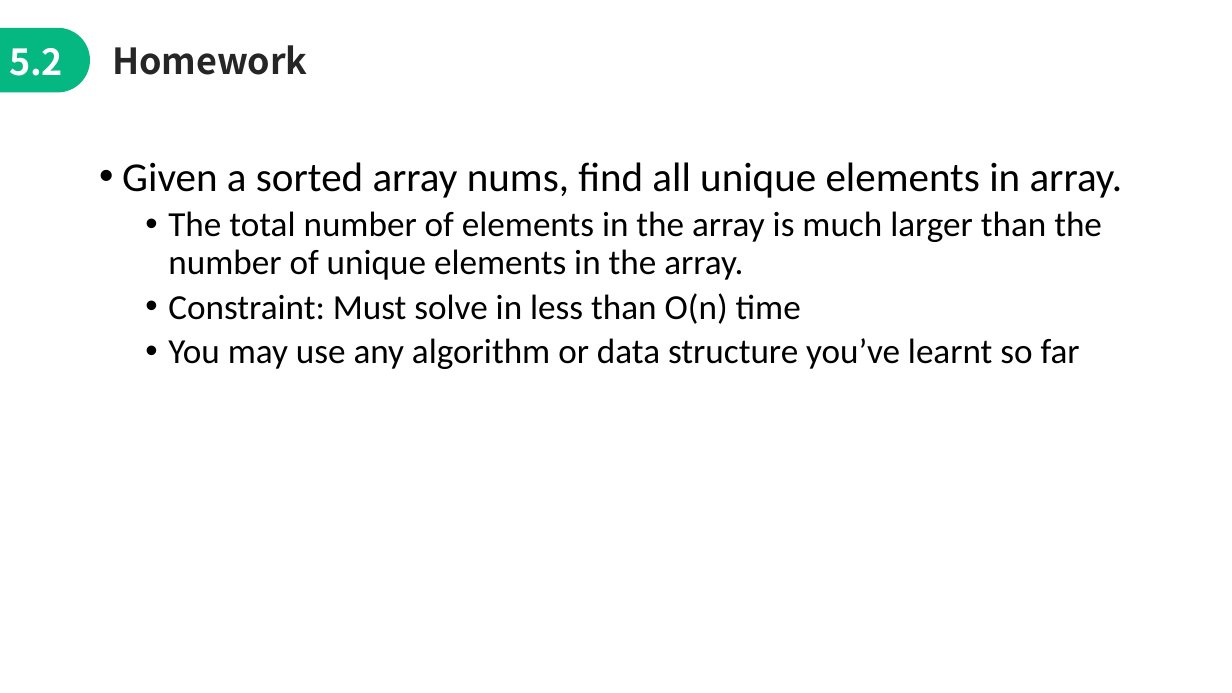
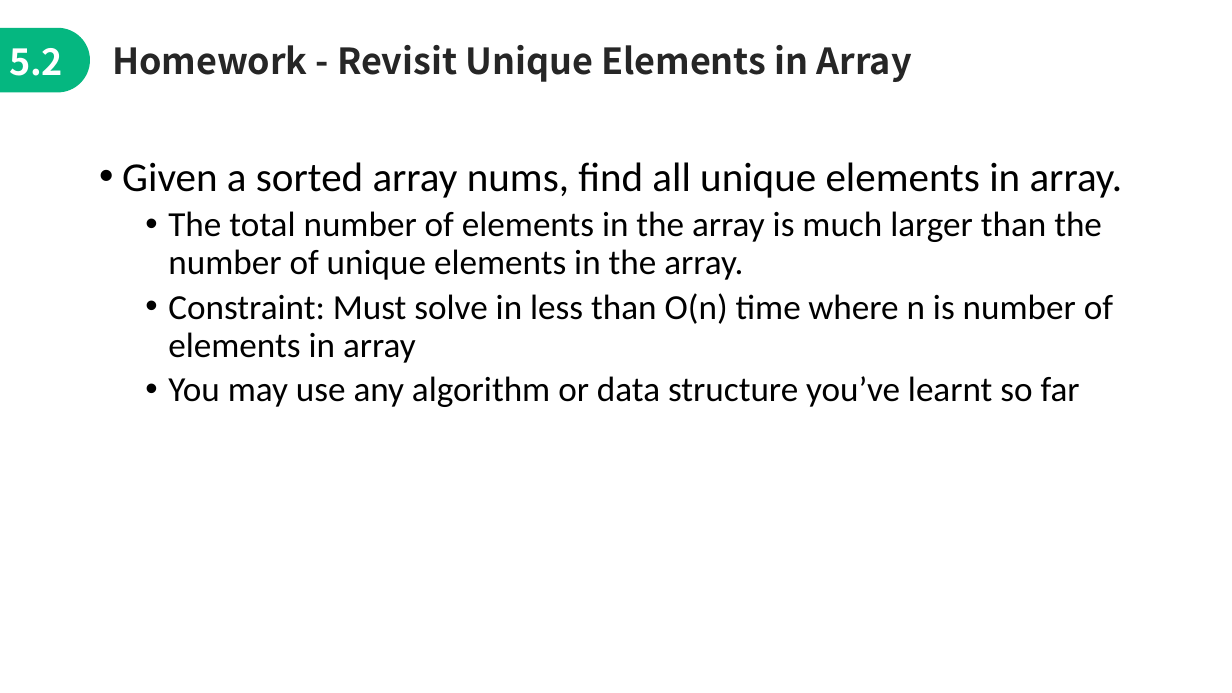
Before and after one commit to jimmyyih518/DSA2022Fall, a slide deck: slide 26 of week6/week6_slides.pptx. Drawn at 1232x693 pixels with LibreOffice and Linux fonts; fonts in the diff are those of the drawing. Boxes give left, top, right and bottom in pixels: in the first picture for what was removed or moved away, otherwise in the second. Text is boxed around its words. In the diff, an @@ line names an element or a change of style, - is before the commit and + after.

```diff
--- a/week6/week6_slides.pptx
+++ b/week6/week6_slides.pptx
@@ text at (112,45,912,82): text changed @@
-Homework
+Homework - Revisit Unique Elements in Array
@@ text at (168,293,1113,363): text changed @@
-  • Constraint: Must solve in less than O(n) time
+  • Constraint: Must solve in less than O(n) time where n is number of elements in array
```
Also in this commit, not shown: 11 other slides changed, 9 other files.
